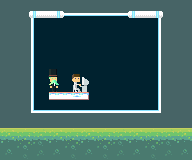
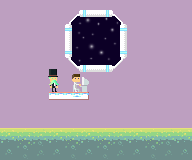
Revision of a layered 192 x 160 image; what changed, layer by layer:
hid "Layer 1" over left=29, top=11, right=163, bottom=113
renamed "Screen" to "Layer 2", painted on it over left=0, top=0, right=192, bottom=160
painted on "Background" over left=0, top=0, right=192, bottom=160
